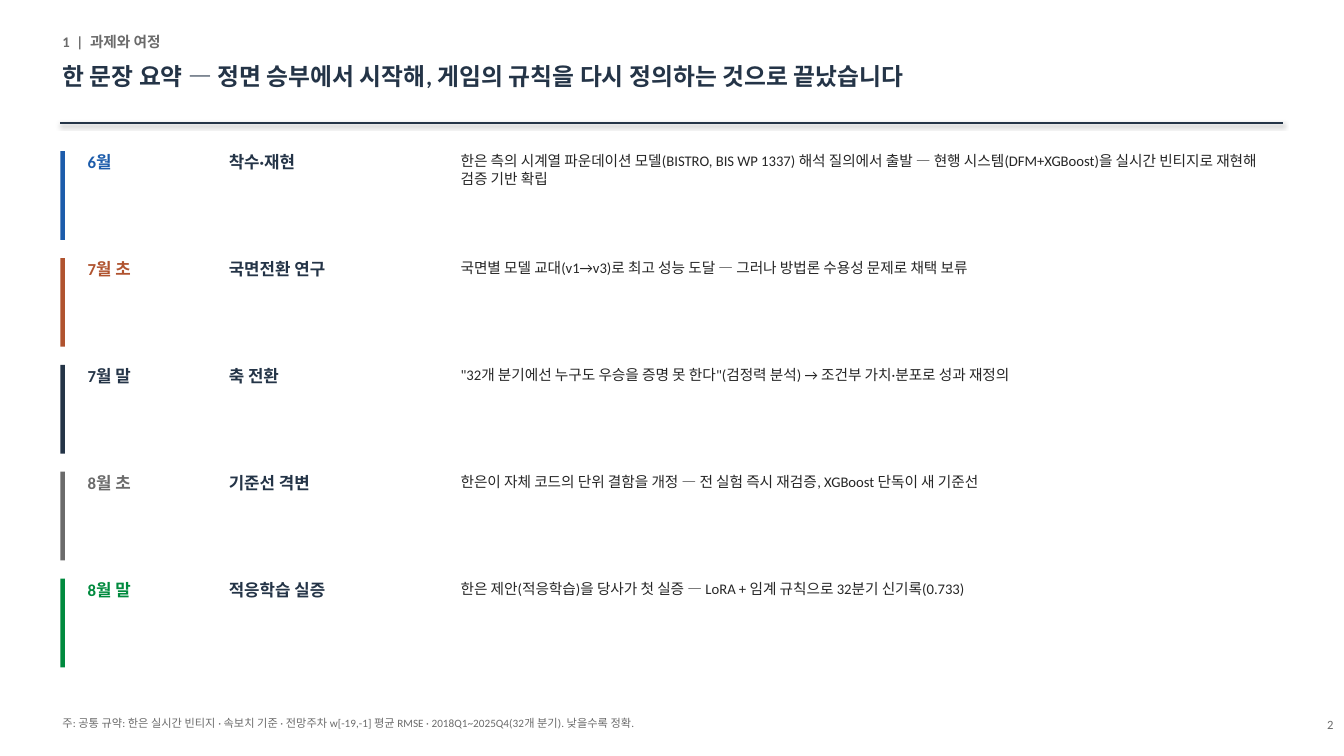
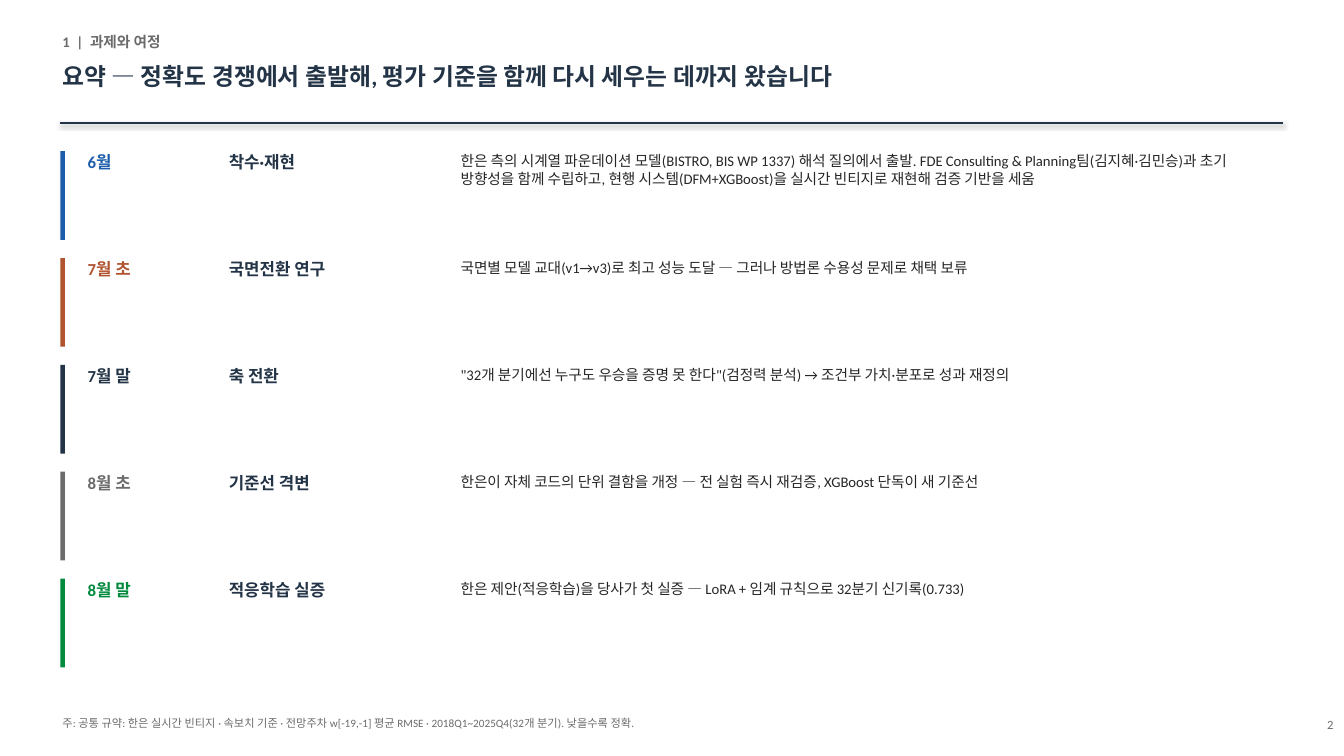
Before and after one commit to shezgone/bistro-lstm, a slide deck: slide 2 of docs/한은협업_여정보고_대표_2026-09-01.pptx. Drawn at 1344x756 pixels with LibreOffice and Linux fonts; fonts in the diff are those of the drawing. Boxes give left, top, right and bottom in pixels: in the first picture for what was removed or moved away, otherwise in the second. Text is boxed around its words. In the diff, an @@ line names an element or a change of style, - is before the commit and + after.

```diff
--- a/docs/한은협업_여정보고_대표_2026-09-01.pptx
+++ b/docs/한은협업_여정보고_대표_2026-09-01.pptx
@@ text at bbox=[62, 65, 832, 88]: text changed @@
-한 문장 요약 — 정면 승부에서 시작해, 게임의 규칙을 다시 정의하는 것으로 끝났습니다
+요약 — 정확도 경쟁에서 출발해, 평가 기준을 함께 다시 세우는 데까지 왔습니다
@@ text at bbox=[461, 153, 1227, 186]: text changed @@
-한은 측의 시계열 파운데이션 모델(BISTRO, BIS WP 1337) 해석 질의에서 출발 — 현행 시스템(DFM+XGBoost)을 실시간 빈티지로 재현해 검증 기반 확립
+한은 측의 시계열 파운데이션 모델(BISTRO, BIS WP 1337) 해석 질의에서 출발. FDE Consulting & Planning팀(김지혜·김민승)과 초기 방향성을 함께 수립하고, 현행 시스템(DFM+XGBoost)을 실시간 빈티지로 재현해 검증 기반을 세움
```
Also in this commit, not shown: 7 other slides changed, 1 other file.
